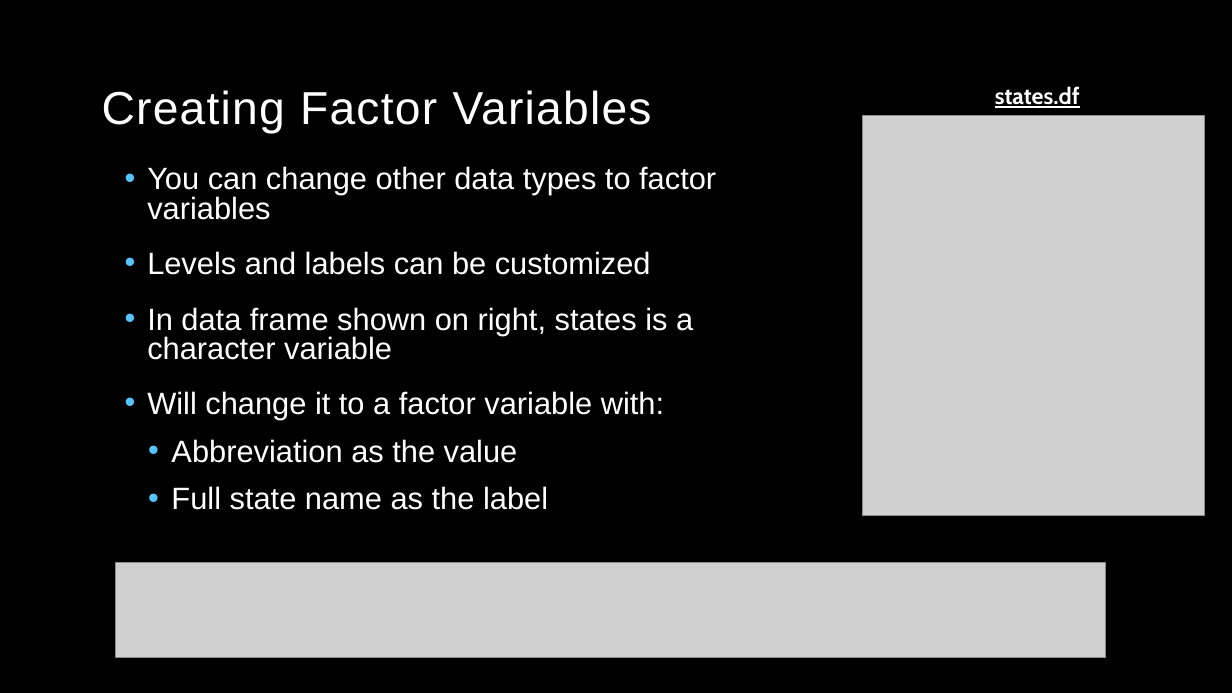
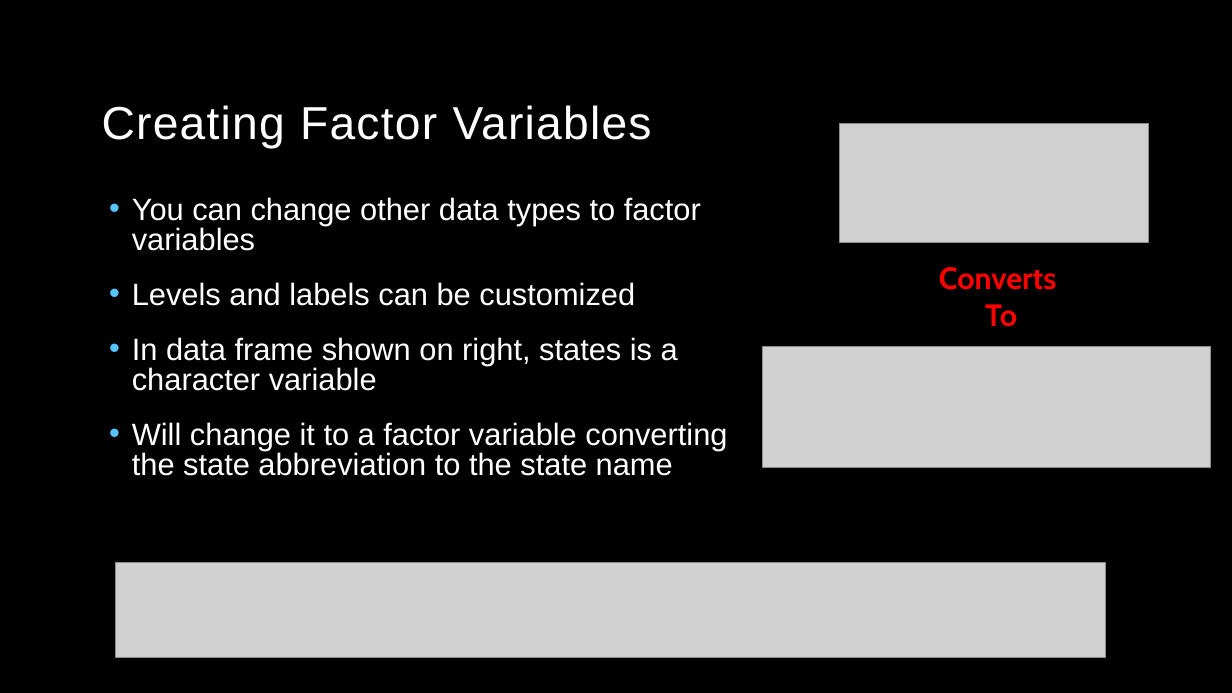
Before and after one commit to kelsey-huntzberry/Intro_R, a slide deck: slide 14 of Class4/IntroR_Class4_Presentation.pptx. Drawn at 1232x693 pixels with LibreOffice and Linux fonts; fonts in the diff are those of the drawing; grey boxes stand for pictures; background and template pictures are left out. Boxes give left, top, right and bottom in pixels: in the first picture for what was removed or moved away, otherwise in the second. Text is boxed around its words. In the diff, an @@ line names an element or a change of style, - is before the commit and + after.

```diff
--- a/Class4/IntroR_Class4_Presentation.pptx
+++ b/Class4/IntroR_Class4_Presentation.pptx
@@ title "Creating Factor Variables": place and size @@
-title "Creating Factor Variables" at box(102, 90, 652, 134)
+title "Creating Factor Variables" at box(102, 105, 652, 149)
@@ text removed at box(995, 86, 1080, 108) @@
-states.df
@@ picture removed at box(862, 116, 1204, 516) @@
@@ picture added at box(839, 123, 1149, 242) @@
@@ text "You can change other data ...": place and size @@
-text "You can change other data ..." at box(147, 166, 716, 510)
+text "You can change other data ..." at box(132, 197, 727, 476)
@@ text added at box(939, 267, 1056, 327), 24 pt, text #FF0000, bold @@
+Converts
+To
@@ picture added at box(762, 347, 1211, 468) @@
@@ text at box(132, 422, 727, 476): text changed @@
-• Will change it to a factor variable with:
-  • Abbreviation as the value
-  • Full state name as the label
+• Will change it to a factor variable converting the state abbreviation to the state name
```
Also in this commit, not shown: 2 other slides changed.
